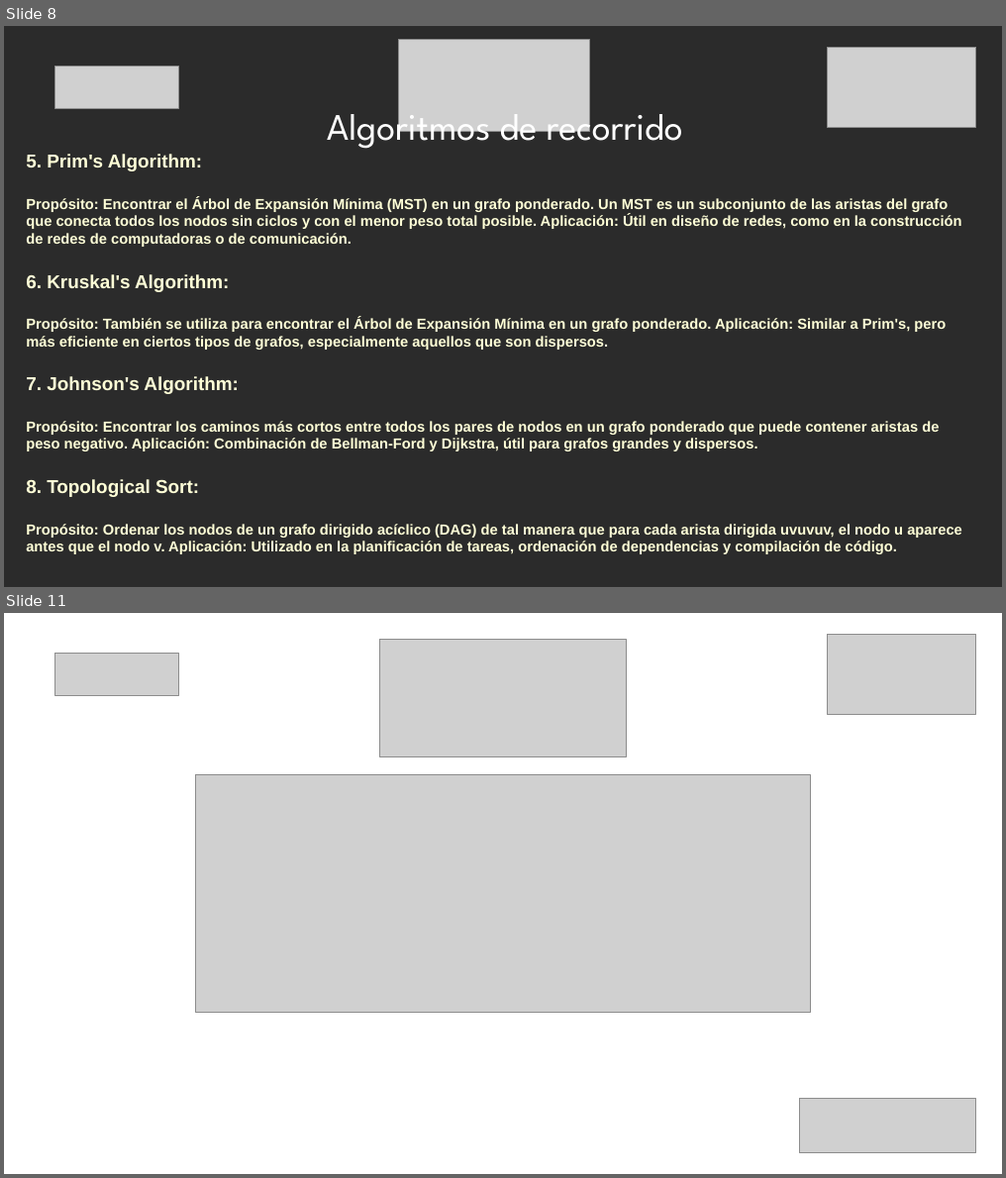
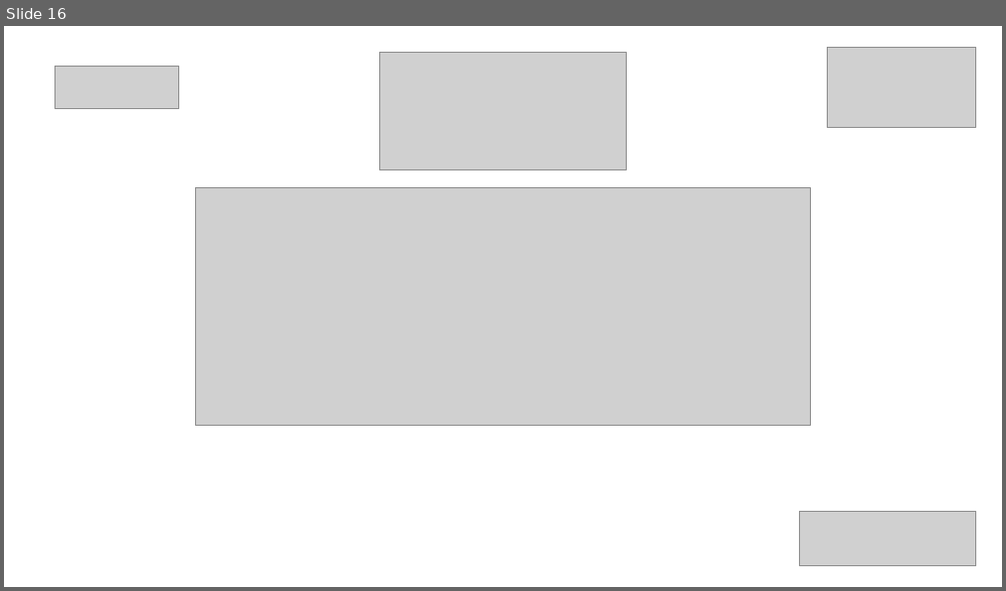
Before and after one commit to jflatorreo/TalentoTech_FullStack, a slide deck: Material pedagógico/Modulo 2/Clase 4/Clase 4 - Modulo 2.pptx. Shown one above the other, each under a label of ours: slides 8 and 11 before the commit, slide 16 after it; the slides between them are not shown. The pictures are 1006x1178 and 1006x591 pixels, drawn with LibreOffice and Linux fonts; fonts in the diff are those of the drawing; grey boxes stand for pictures; background and template pictures are left out; a plain dark background stands for a picture behind light text. Boxes give left, top, right and bottom in pixels: in the first picture for what was removed or moved away, otherwise in the second. Text is boxed around its words. In the diff, an @@ line names an element or a change of style, - is before the commit and + after.

```diff
--- a/Material pedagógico/Modulo 2/Clase 4/Clase 4 - Modulo 2.pptx
+++ b/Material pedagógico/Modulo 2/Clase 4/Clase 4 - Modulo 2.pptx
@@ slide 8 removed at box(4, 26, 1002, 587), background picture (left out) @@
@@ picture removed at box(399, 40, 590, 131) @@
@@ picture removed at box(828, 47, 976, 127) @@
@@ picture removed at box(55, 66, 178, 108) @@
@@ text removed at box(327, 102, 683, 152) @@
-Algoritmos de recorrido
@@ text removed at box(26, 154, 962, 555) @@
-5. Prim's Algorithm:
-Propósito: Encontrar el Árbol de Expansión Mínima (MST) en un grafo ponderado. Un MST es un subconjunto de las aristas del grafo que conecta todos los nodos sin ciclos y con el menor peso total posible. Aplicación: Útil en diseño de redes, como en la construcción de redes de computadoras o de comunicación.
-6. Kruskal's Algorithm:
-Propósito: También se utiliza para encontrar el Árbol de Expansión Mínima en un grafo ponderado. Aplicación: Similar a Prim's, pero más eficiente en ciertos tipos de grafos, especialmente aquellos que son dispersos.
-7. Johnson's Algorithm:
-Propósito: Encontrar los caminos más cortos entre todos los pares de nodos en un grafo ponderado que puede contener aristas de peso negativo. Aplicación: Combinación de Bellman-Ford y Dijkstra, útil para grafos grandes y dispersos.
-8. Topological Sort:
-Propósito: Ordenar los nodos de un grafo dirigido acíclico (DAG) de tal manera que para cada arista dirigida uvuvuv, el nodo u aparece antes que el nodo v. Aplicación: Utilizado en la planificación de tareas, ordenación de dependencias y compilación de código.
@@ what was slide 11 is now slide 16 @@
```
Also in this commit, not shown: 2 slides changed, 12 slides added, 6 other slides removed, 14 other files.
